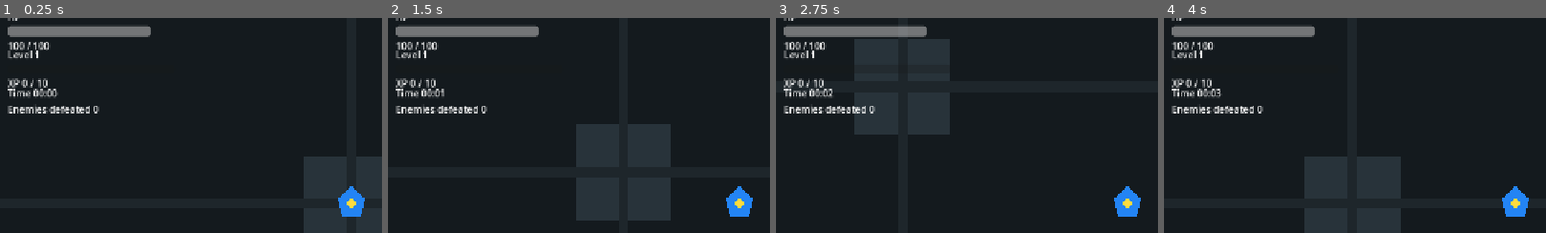
Above: before the commit, frames 1-4 (left to right).
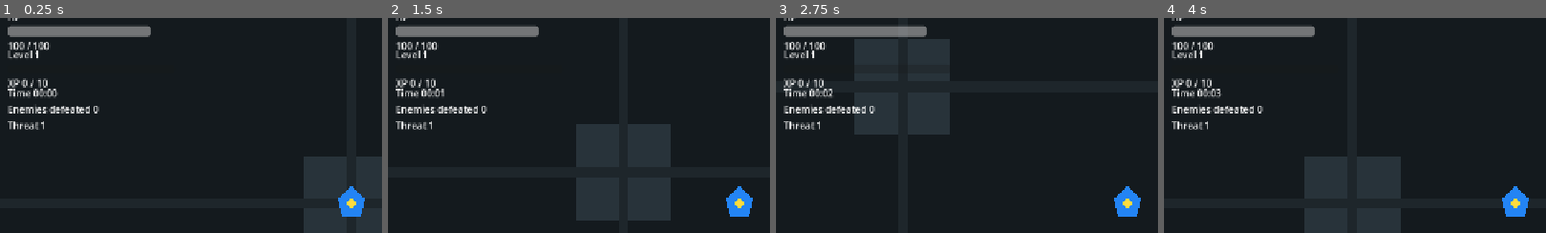
Above: after the commit, the same moments.

Repository: StanisRyz/SuperHeroes
Game: Godot game, scene res://scenes/main/Main.tscn
The game is run twice, just before and just after one commit, with the same random seed, the same clock (stepped at 60 frames per second) and the same inputs.
Inputs:
- Up to frame 1 (0.25 s): no input
- Up to frame 2 (1.5 s): tap Enter at 0.5 s; hold D (move_right) 0.53-1.28 s; hold S (move_down) from 1.28 s (still down)
- Up to frame 3 (2.75 s): release S (move_down) at 2.03 s; hold D (move_right) from 2.03 s (still down)
- Up to frame 4 (4 s): release D (move_right) at 2.78 s; hold W (move_up) 2.78-3.53 s; hold Left (move_left) from 3.53 s (still down)
The pictures show only the part of the screen within x 4-54%, y 7-57%; the shares and areas given below are measured in that part.

The runs differ from the first frame. In frame 1, 0.2% of the frame differs, in the area x 2-12%, y 48-52%; in frame 2, 0.2%; in frame 3, 0.2%; in frame 4, 0.2%.

Commit message:
Add spawn director and enemy variants.
Adds SpawnDirector-driven run difficulty scaling, dynamic spawn interval and max alive enemy limits, and basic enemy variants with distinct stats, colors, and XP values. Updates EnemySpawner, Enemy, README.md, and Agents.md while keeping the patch focused on spawn progression without adding bosses, saves, meta-progression, active abilities, monetization, or Yandex SDK integration.

Diff:
--- a/scenes/enemies/Enemy.gd
+++ b/scenes/enemies/Enemy.gd
@@ -9,6 +9,7 @@
 @export var contact_damage_interval: float = 1.0
 
 var current_health: int
+var experience_value: int = 1
 var target: Node2D
 var _target_in_contact := false
 var _contact_damage_cooldown := 0.0
@@ -33,6 +34,28 @@
 
 func set_target(new_target: Node2D) -> void:
 	target = new_target
+
+
+func apply_variant(variant: Dictionary) -> void:
+	if variant.has("speed"):
+		speed = float(variant["speed"])
+	if variant.has("max_health"):
+		max_health = int(variant["max_health"])
+	if variant.has("contact_damage"):
+		contact_damage = int(variant["contact_damage"])
+	if variant.has("experience_value"):
+		experience_value = int(variant["experience_value"])
+	if variant.has("body_color") and body_visual != null:
+		body_visual.set("color", variant["body_color"])
+	if variant.has("core_color") and core_visual != null:
+		core_visual.set("color", variant["core_color"])
+
+	current_health = max_health
+	_update_health_bar()
+
+
+func get_experience_value() -> int:
+	return experience_value
 
 
 func _physics_process(delta: float) -> void:
--- a/scenes/enemies/EnemySpawner.gd
+++ b/scenes/enemies/EnemySpawner.gd
@@ -14,6 +14,7 @@
 var enemy_container: Node
 var pickup_container: Node
 var run_manager: Node
+var spawn_director: Node
 
 @onready var spawn_timer: Timer = $SpawnTimer
 
@@ -23,14 +24,15 @@
 	spawn_timer.one_shot = false
 
 
-func setup(new_player: Node2D, new_playable_rect: Rect2, new_enemy_container: Node, new_pickup_container: Node = null, new_run_manager: Node = null) -> void:
+func setup(new_player: Node2D, new_playable_rect: Rect2, new_enemy_container: Node, new_pickup_container: Node = null, new_run_manager: Node = null, new_spawn_director: Node = null) -> void:
 	player = new_player
 	playable_rect = new_playable_rect
 	enemy_container = new_enemy_container
 	pickup_container = new_pickup_container
 	run_manager = new_run_manager
+	spawn_director = new_spawn_director
 
-	spawn_timer.wait_time = spawn_interval
+	spawn_timer.wait_time = _get_current_spawn_interval()
 	if _can_spawn():
 		spawn_timer.start()
 
@@ -39,7 +41,8 @@
 	if not _can_spawn():
 		return
 
-	if enemy_container.get_child_count() >= max_alive_enemies:
+	spawn_timer.wait_time = _get_current_spawn_interval()
+	if enemy_container.get_child_count() >= _get_current_max_alive_enemies():
 		return
 
 	var spawn_position: Vector2 = _find_spawn_position()
@@ -57,6 +60,10 @@
 	enemy.global_position = spawn_position
 	enemy.add_to_group("enemies")
 
+	var variant := _get_enemy_variant()
+	if not variant.is_empty() and enemy.has_method("apply_variant"):
+		enemy.apply_variant(variant)
+
 	if enemy.has_method("set_target"):
 		enemy.set_target(player)
 	else:
@@ -69,6 +76,10 @@
 func _on_enemy_died(enemy: Node) -> void:
 	if run_manager != null and run_manager.has_method("register_enemy_kill"):
 		run_manager.register_enemy_kill()
+
+	var dropped_experience := 1
+	if enemy != null and enemy.has_method("get_experience_value"):
+		dropped_experience = int(enemy.get_experience_value())
 
 	if experience_gem_scene == null or not is_instance_valid(pickup_container):
 		return
@@ -84,6 +95,9 @@
 		return
 
 	var gem := gem_node as Node2D
+	if "experience_value" in gem:
+		gem.experience_value = dropped_experience
+
 	pickup_container.add_child(gem)
 	gem.global_position = enemy_node.global_position
 
@@ -106,3 +120,26 @@
 			return point
 
 	return NO_SPAWN_POSITION
+
+
+func _get_current_spawn_interval() -> float:
+	if spawn_director != null and spawn_director.has_method("get_spawn_interval"):
+		return maxf(float(spawn_director.get_spawn_interval()), 0.05)
+
+	return spawn_interval
+
+
+func _get_current_max_alive_enemies() -> int:
+	if spawn_director != null and spawn_director.has_method("get_max_alive_enemies"):
+		return maxi(int(spawn_director.get_max_alive_enemies()), 0)
+
+	return max_alive_enemies
+
+
+func _get_enemy_variant() -> Dictionary:
+	if spawn_director != null and spawn_director.has_method("get_enemy_variant"):
+		var variant = spawn_director.get_enemy_variant()
+		if variant is Dictionary:
+			return variant
+
+	return {}
--- /dev/null
+++ b/scenes/enemies/SpawnDirector.gd
@@ -0,0 +1,97 @@
+extends Node
+
+const BASE_SPAWN_INTERVAL := 1.5
+const MIN_SPAWN_INTERVAL := 0.45
+const BASE_MAX_ALIVE_ENEMIES := 12
+const MAX_ALIVE_ENEMIES := 60
+
+var run_manager: Node
+
+func setup(new_run_manager: Node) -> void:
+	run_manager = new_run_manager
+
+
+func get_spawn_interval() -> float:
+	var seconds := _get_run_time()
+	var progress := clampf(seconds / 240.0, 0.0, 1.0)
+	return lerpf(BASE_SPAWN_INTERVAL, MIN_SPAWN_INTERVAL, progress)
+
+
+func get_max_alive_enemies() -> int:
+	var seconds := _get_run_time()
+	var progress := clampf(seconds / 300.0, 0.0, 1.0)
+	return int(round(lerpf(BASE_MAX_ALIVE_ENEMIES, MAX_ALIVE_ENEMIES, progress)))
+
+
+func get_enemy_variant() -> Dictionary:
+	var seconds := _get_run_time()
+	var variants := _get_available_variants(seconds)
+	var total_weight := 0.0
+
+	for variant in variants:
+		total_weight += float(variant.get("weight", 1.0))
+
+	var roll := randf() * total_weight
+	var weight_cursor := 0.0
+	for variant in variants:
+		weight_cursor += float(variant.get("weight", 1.0))
+		if roll <= weight_cursor:
+			var selected := variant.duplicate()
+			selected.erase("weight")
+			return selected
+
+	var fallback := variants[0].duplicate()
+	fallback.erase("weight")
+	return fallback
+
+
+func _get_run_time() -> float:
+	if run_manager == null:
+		return 0.0
+
+	var value = run_manager.get("run_time")
+	return float(value) if value != null else 0.0
+
+
+func _get_available_variants(seconds: float) -> Array[Dictionary]:
+	var variants: Array[Dictionary] = [
+		{
+			"id": "grunt",
+			"display_name": "Grunt",
+			"speed": 120.0,
+			"max_health": 20,
+			"contact_damage": 10,
+			"experience_value": 1,
+			"body_color": Color(0.83, 0.12, 0.24, 1.0),
+			"core_color": Color(0.34, 0.04, 0.1, 1.0),
+			"weight": 1.0,
+		},
+	]
+
+	if seconds >= 30.0:
+		variants.append({
+			"id": "runner",
+			"display_name": "Runner",
+			"speed": 175.0,
+			"max_health": 14,
+			"contact_damage": 10,
+			"experience_value": 1,
+			"body_color": Color(0.95, 0.55, 0.12, 1.0),
+			"core_color": Color(0.42, 0.16, 0.02, 1.0),
+			"weight": clampf((seconds - 30.0) / 90.0, 0.25, 1.4),
+		})
+
+	if seconds >= 60.0:
+		variants.append({
+			"id": "tank",
+			"display_name": "Tank",
+			"speed": 85.0,
+			"max_health": 55,
+			"contact_damage": 18,
+			"experience_value": 3,
+			"body_color": Color(0.42, 0.26, 0.72, 1.0),
+			"core_color": Color(0.14, 0.08, 0.32, 1.0),
+			"weight": clampf((seconds - 60.0) / 150.0, 0.15, 0.85),
+		})
+
+	return variants
--- /dev/null
+++ b/scenes/enemies/SpawnDirector.tscn
@@ -0,0 +1,6 @@
+[gd_scene load_steps=2 format=3 uid="uid://spawn_director_scene_superheroes"]
+
+[ext_resource type="Script" path="res://scenes/enemies/SpawnDirector.gd" id="1_spawn_director_script"]
+
+[node name="SpawnDirector" type="Node"]
+script = ExtResource("1_spawn_director_script")
--- a/scenes/game/Arena.gd
+++ b/scenes/game/Arena.gd
@@ -8,6 +8,7 @@
 @onready var pickup_container: Node = get_node_or_null("PickupContainer")
 @onready var enemy_spawner: Node = get_node_or_null("EnemySpawner")
 @onready var run_manager: Node = get_node_or_null("RunManager")
+@onready var spawn_director: Node = get_node_or_null("SpawnDirector")
 @onready var hud: Node = get_node_or_null("GameHUD")
 @onready var upgrade_manager: Node = get_node_or_null("UpgradeManager")
 @onready var level_up_screen: Node = get_node_or_null("LevelUpScreen")
@@ -38,6 +39,7 @@
 		push_warning("GameHUD does not implement setup(player, run_manager).")
 
 	var auto_attack := player.get_node_or_null("AutoAttack")
+	_setup_spawn_director()
 	_setup_level_up_flow(auto_attack)
 	_setup_run_lifecycle()
 
@@ -57,9 +59,9 @@
 	elif enemy_spawner == null:
 		push_warning("Arena could not find EnemySpawner node.")
 	elif enemy_spawner.has_method("setup"):
-		enemy_spawner.setup(player, playable_rect, enemy_container, pickup_container, run_manager)
+		enemy_spawner.setup(player, playable_rect, enemy_container, pickup_container, run_manager, spawn_director)
 	else:
-		push_warning("EnemySpawner does not implement setup(player, playable_rect, enemy_container, pickup_container, run_manager).")
+		push_warning("EnemySpawner does not implement setup(player, playable_rect, enemy_container, pickup_container, run_manager, spawn_director).")
 
 
 func get_playable_rect() -> Rect2:
@@ -81,6 +83,15 @@
 		push_warning("Arena could not find LevelUpScreen node.")
 	elif level_up_screen.has_signal("upgrade_selected") and not level_up_screen.upgrade_selected.is_connected(_on_upgrade_selected):
 		level_up_screen.upgrade_selected.connect(_on_upgrade_selected)
+
+
+func _setup_spawn_director() -> void:
+	if spawn_director == null:
+		push_warning("Arena could not find SpawnDirector node.")
+	elif spawn_director.has_method("setup"):
+		spawn_director.setup(run_manager)
+	else:
+		push_warning("SpawnDirector does not implement setup(run_manager).")
 
 
 func _on_player_level_up_available(_level: int) -> void:
--- a/scenes/game/Arena.tscn
+++ b/scenes/game/Arena.tscn
@@ -8,6 +8,7 @@
 [ext_resource type="PackedScene" path="res://scenes/ui/LevelUpScreen.tscn" id="5_level_up_screen"]
 [ext_resource type="PackedScene" path="res://scenes/game/RunManager.tscn" id="6_run_manager"]
 [ext_resource type="PackedScene" path="res://scenes/ui/GameOverScreen.tscn" id="7_game_over_screen"]
+[ext_resource type="PackedScene" path="res://scenes/enemies/SpawnDirector.tscn" id="8_spawn_director"]
 
 [node name="Arena" type="Node2D"]
 script = ExtResource("1_arena_script")
@@ -40,6 +41,8 @@
 
 [node name="RunManager" parent="." instance=ExtResource("6_run_manager")]
 
+[node name="SpawnDirector" parent="." instance=ExtResource("8_spawn_director")]
+
 [node name="GameHUD" parent="." instance=ExtResource("3_game_hud")]
 
 [node name="UpgradeManager" parent="." instance=ExtResource("4_upgrade_manager")]
--- a/scenes/ui/GameHUD.gd
+++ b/scenes/ui/GameHUD.gd
@@ -9,6 +9,7 @@
 @onready var experience_label: Label = get_node_or_null("Root/ExperiencePanel/ExperienceLabel")
 @onready var run_time_label: Label = get_node_or_null("Root/RunPanel/RunTimeLabel")
 @onready var kill_count_label: Label = get_node_or_null("Root/RunPanel/KillCountLabel")
+@onready var threat_label: Label = get_node_or_null("Root/RunPanel/ThreatLabel")
 
 func setup(new_player: Node, run_manager: Node = null) -> void:
 	player = new_player
@@ -83,6 +84,8 @@
 func _update_run_time(seconds: float) -> void:
 	if run_time_label != null:
 		run_time_label.text = "Time %s" % _format_time(seconds)
+	if threat_label != null:
+		threat_label.text = "Threat %d" % _get_threat_level(seconds)
 
 
 func _update_kill_count(kills: int) -> void:
@@ -95,3 +98,7 @@
 	var minutes := total_seconds / 60
 	var remaining_seconds := total_seconds % 60
 	return "%02d:%02d" % [minutes, remaining_seconds]
+
+
+func _get_threat_level(seconds: float) -> int:
+	return int(clampf(floor(seconds / 30.0) + 1.0, 1.0, 10.0))
--- a/scenes/ui/GameHUD.tscn
+++ b/scenes/ui/GameHUD.tscn
@@ -67,3 +67,7 @@
 [node name="KillCountLabel" type="Label" parent="Root/RunPanel"]
 layout_mode = 2
 text = "Enemies defeated 0"
+
+[node name="ThreatLabel" type="Label" parent="Root/RunPanel"]
+layout_mode = 2
+text = "Threat 1"
Not shown, added: scenes/enemies/SpawnDirector.gd.uid
Not shown: 1 places in scenes/game/Arena.tscn that only renumber resources
Not shown, changed: Agents.md
Not shown, changed: README.md
